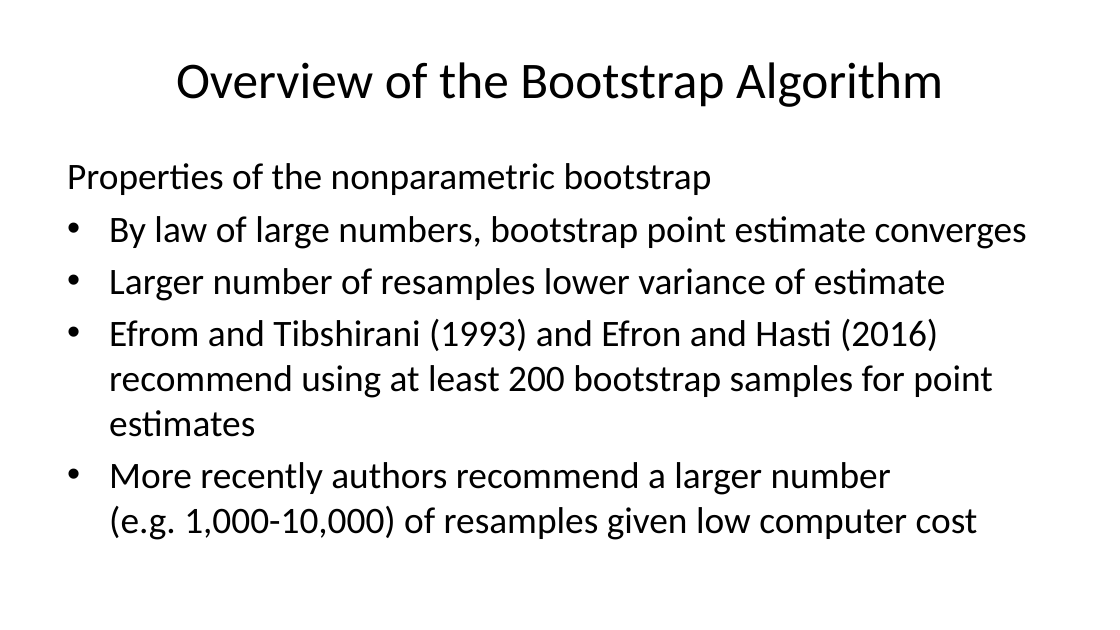
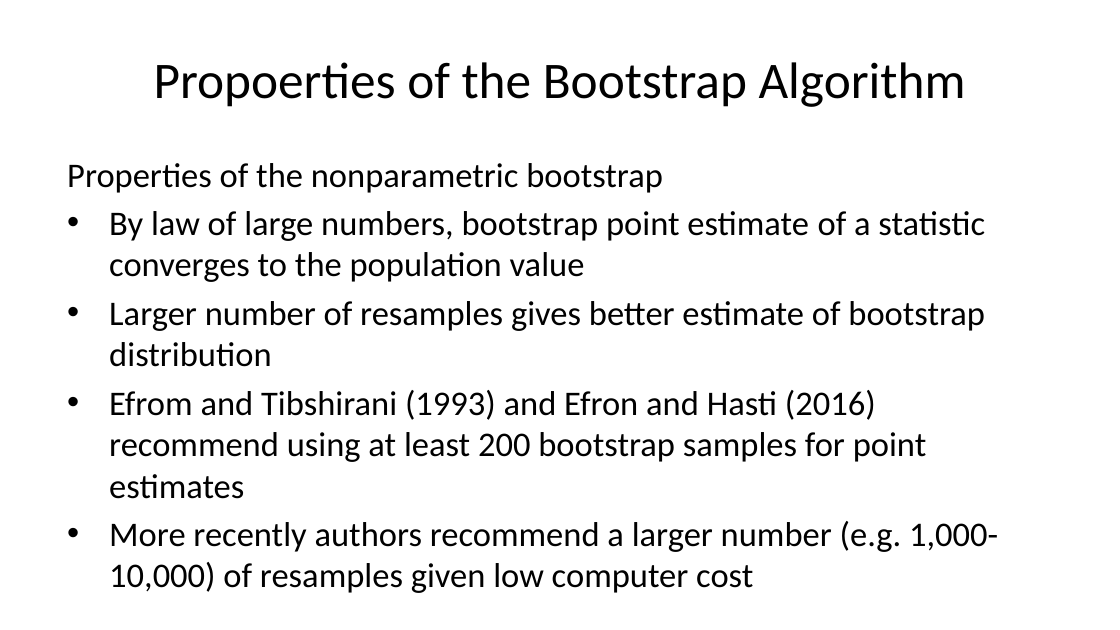
Before and after one commit to StephenElston/CSCI-E-83, a slide deck: slide 13 of LectureSlides/06b_IntroductionToBootstrap.pptx (slide 12 before the commit). Drawn at 1120x630 pixels with LibreOffice and Linux fonts; fonts in the diff are those of the drawing. Boxes give left, top, right and bottom in pixels: in the first picture for what was removed or moved away, otherwise in the second. Text is boxed around its words. In the diff, an @@ line names an element or a change of style, - is before the commit and + after.

```diff
--- a/LectureSlides/06b_IntroductionToBootstrap.pptx
+++ b/LectureSlides/06b_IntroductionToBootstrap.pptx
@@ title at <box>154,62,966,107</box>: text changed @@
-Overview of the Bootstrap Algorithm
+Propoerties of the Bootstrap Algorithm
@@ text at <box>67,163,998,593</box>: size 24 to 22.2 pt in "Properties of the nonparametric bootstrap", "Efrom and Tibshirani (1993) and Efron and ...", "More recently authors recommend a larger number ..." @@
@@ text at <box>109,211,985,367</box>: text changed; size 24 to 22.2 pt @@
-• By law of large numbers, bootstrap point estimate converges
-• Larger number of resamples lower variance of estimate
+• By law of large numbers, bootstrap point estimate of a statistic converges to the population value
+• Larger number of resamples gives better estimate of bootstrap distribution
```
Also in this commit, not shown: 13 other slides changed, 1 slide added, 1 slide removed, 1 other file.
